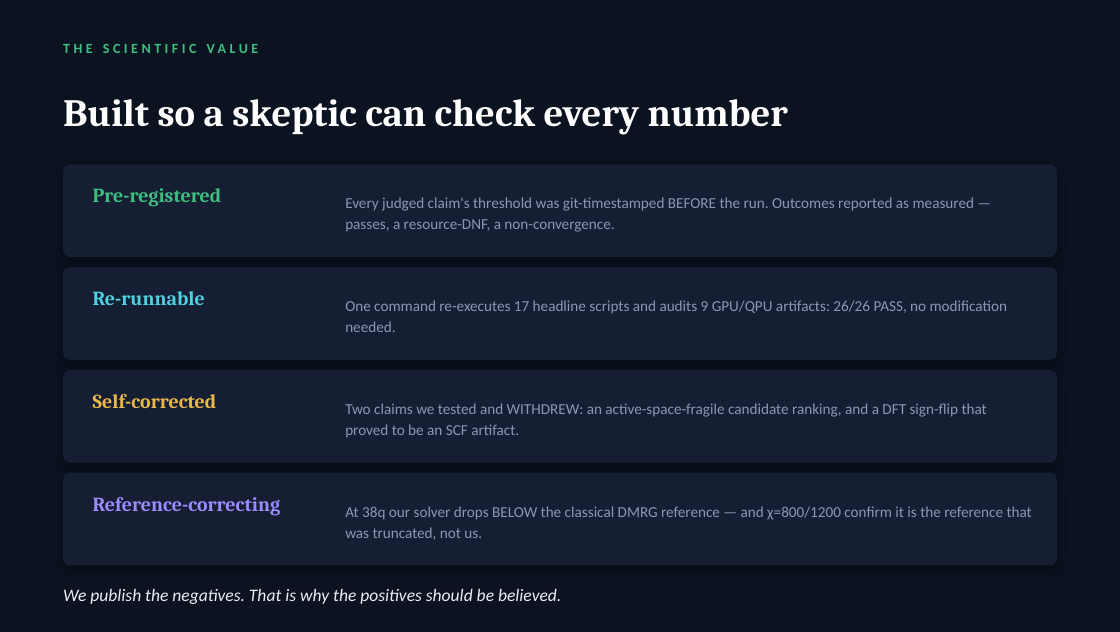
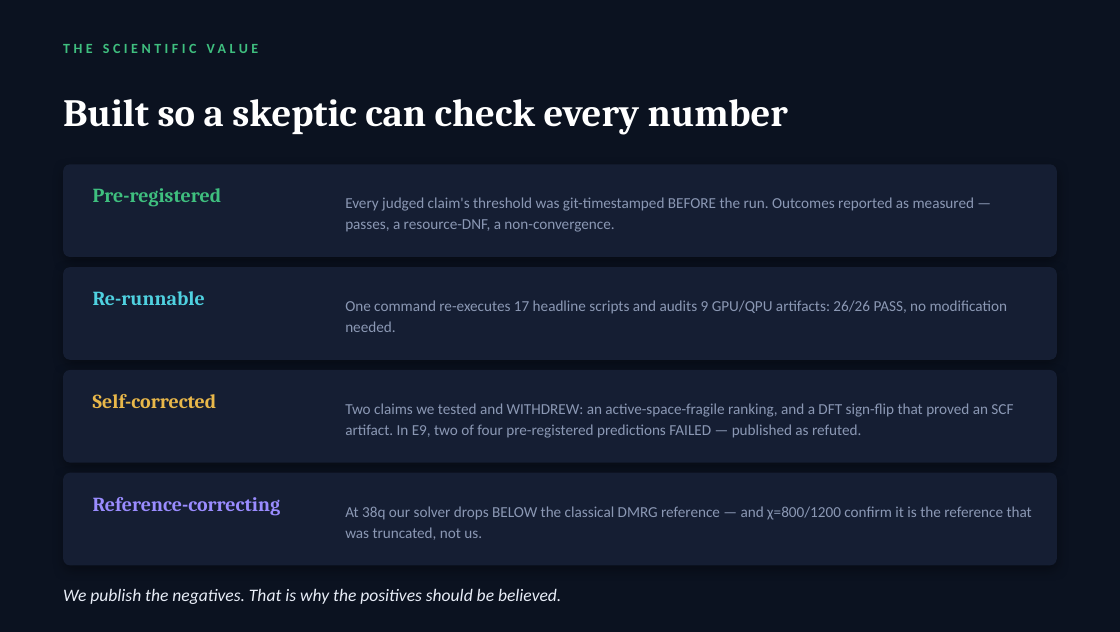
Before and after one commit to christianmetzl/potomac_advancedmaterials, a slide deck: slide 9 of paper/EIGENNEXUS_MATGENQ_Value_Story.pptx (slide 7 before the commit). Drawn at 1120x632 pixels with LibreOffice and Linux fonts; fonts in the diff are those of the drawing. Boxes give left, top, right and bottom in pixels: in the first picture for what was removed or moved away, otherwise in the second. Text is boxed around its words. In the diff, an @@ line names an element or a change of style, - is before the commit and + after.

```diff
--- a/paper/EIGENNEXUS_MATGENQ_Value_Story.pptx
+++ b/paper/EIGENNEXUS_MATGENQ_Value_Story.pptx
@@ text at <box>345,403,1013,438</box>: text changed @@
-Two claims we tested and WITHDREW: an active-space-fragile candidate ranking, and a DFT sign-flip that proved to be an SCF artifact.
+Two claims we tested and WITHDREW: an active-space-fragile ranking, and a DFT sign-flip that proved an SCF artifact. In E9, two of four pre-registered predictions FAILED — published as refuted.
```
Also in this commit, not shown: 1 other slide changed, 2 slides added, 2 other files.
